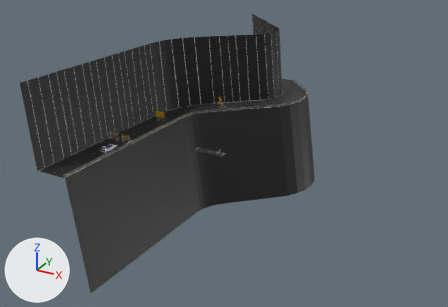
Before and after pictures for a commit that changed the glTF model level_models/0-intro_cliff/road_near_cliff.glb.
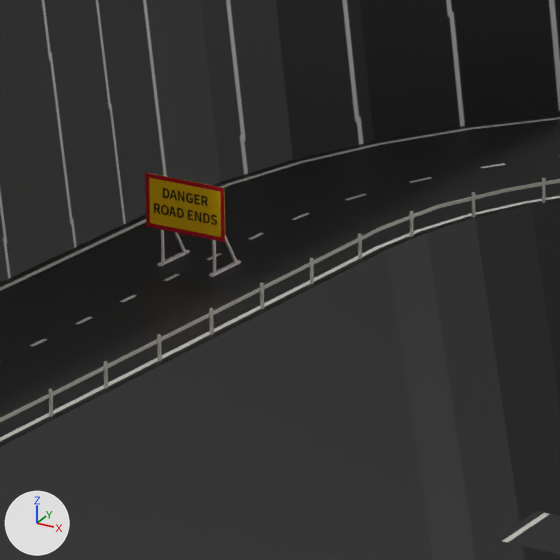
The first picture shows the older version from a camera (50 mm lens) standing at (82.3, -108.6, 54.6) and looking at (16.5, 11.1, -5.2). The close-ups show both versions on the part from 31% to 45% of the width and 30% to 50% of the height of that picture; other places that the commit changed are outside them. Arrows for +X, +Y and +Z are at lower left; the lights stay in place. Objects named as collision shapes, trigger or cutter boxes, shadow casters or lower levels of detail are left out. Where no turn or scale is listed for an object, it has been applied to the vertices.

The first close-up shows 'Cube', 'hill', 'hill_wall', 'rail', 'road', 'road_block.002', 'road_piece'.
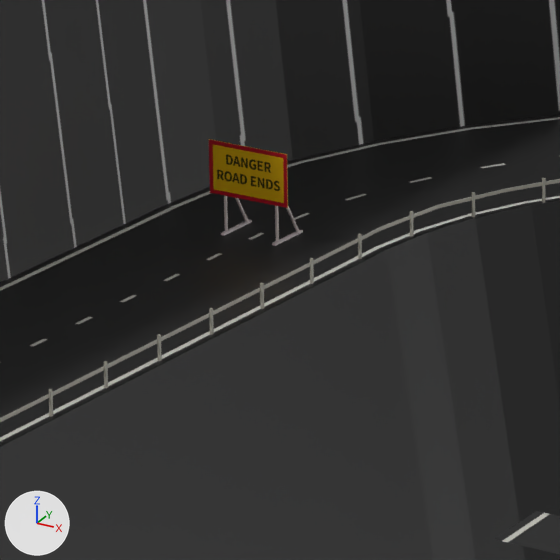
What differs and where, as boxes [x1, y1, x2, y2] in the close-ups (560 x 560 px):
'Cube', moved
    before: [145, 172, 225, 242]
    after: [209, 139, 288, 208]
'road_block.002', moved
    before: [158, 229, 241, 277]
    after: [221, 196, 303, 246]

The change, as a diff of the scene's bpy script:
```diff
--- a/level_models/0-intro_cliff/road_near_cliff.glb.py
+++ b/level_models/0-intro_cliff/road_near_cliff.glb.py
@@ ob_cube @@
 ob_cube = bpy.data.objects.new('Cube', me_cube_018)
-ob_cube.location = (-0.02, 8.76, 2.65)
+ob_cube.location = (-0.02, 11.76, 2.65)
@@ ob_road_block_002 @@
 ob_road_block_002 = bpy.data.objects.new('road_block.002', me_cube_019)
-ob_road_block_002.location = (0.03, 8.82, 1.99)
+ob_road_block_002.location = (0.03, 11.82, 1.89)
```
